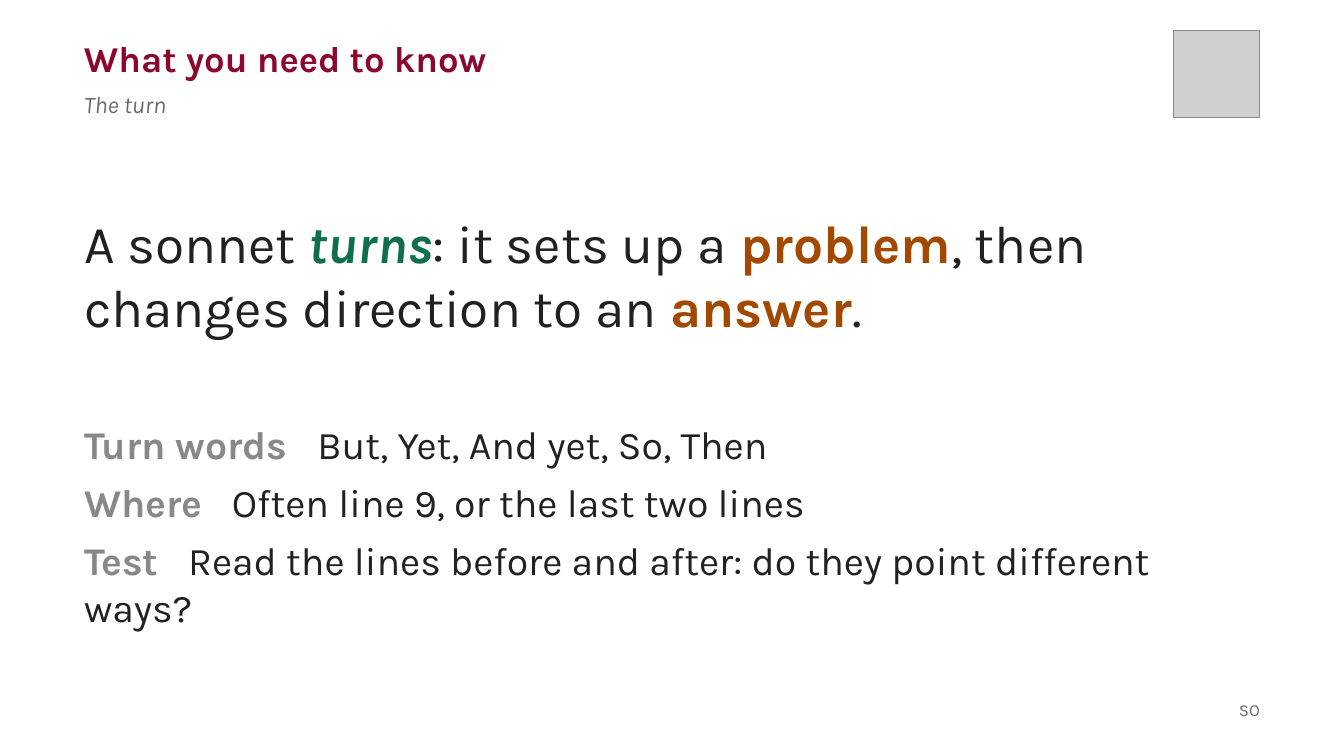
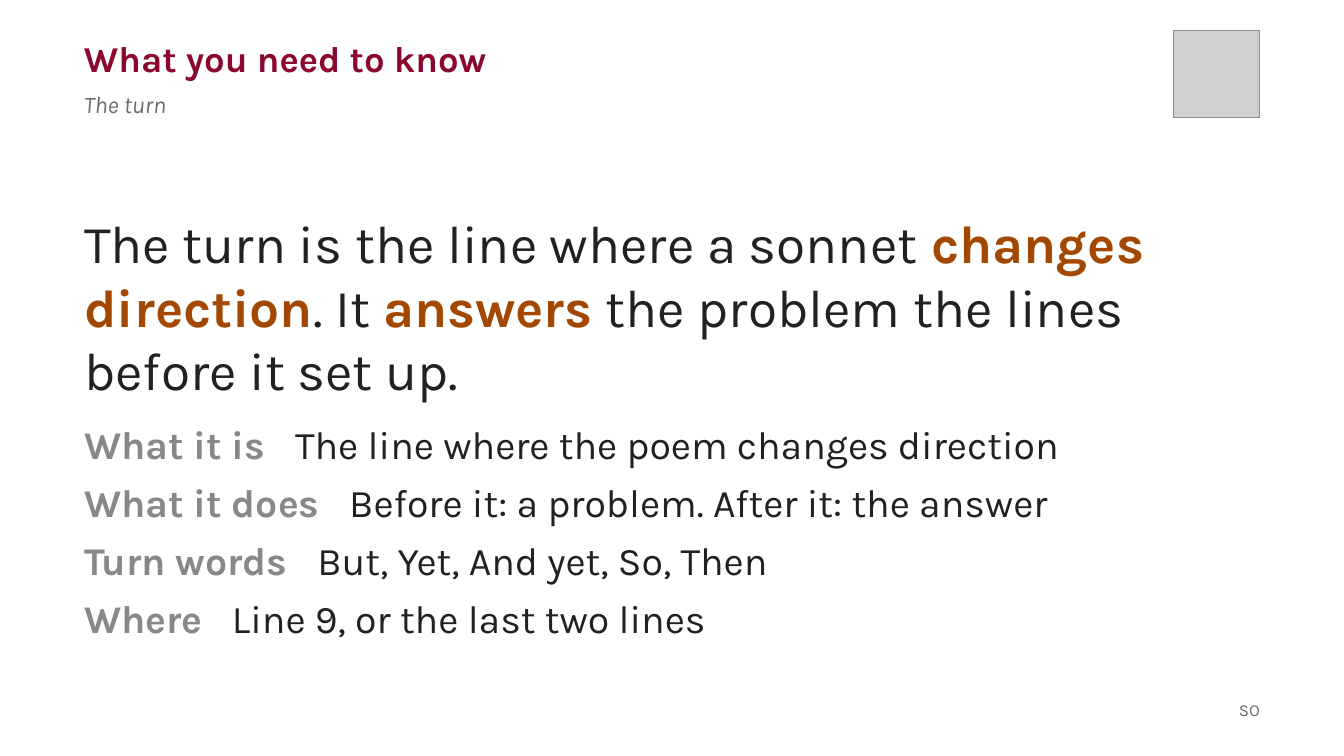
Before and after one commit to liaminhawai-cmd/Bone-Sparrow, a slide deck: slide 15 of SonnetsDeck.pptx (slide 23 before the commit). Drawn at 1344x756 pixels with LibreOffice and Linux fonts; fonts in the diff are those of the drawing; grey boxes stand for pictures. Boxes give left, top, right and bottom in pixels: in the first picture for what was removed or moved away, otherwise in the second. Text is boxed around its words. In the diff, an @@ line names an element or a change of style, - is before the commit and + after.

```diff
--- a/SonnetsDeck.pptx
+++ b/SonnetsDeck.pptx
@@ text at (84, 226, 1144, 403): text changed @@
-A sonnet turns: it sets up a problem, then changes direction to an answer.
+The turn is the line where a sonnet changes direction. It answers the problem the lines before it set up.
@@ text at (84, 431, 1059, 527): paragraphs added @@
+What it is The line where the poem changes direction
+What it does Before it: a problem. After it: the answer
@@ text at (84, 606, 706, 634): text changed @@
-Where Often line 9, or the last two lines
-Test Read the lines before and after: do they point different ways?
+Where Line 9, or the last two lines
```
Also in this commit, not shown: 2 other slides changed, 2 slides added, 15 slides removed, 17 other files.
